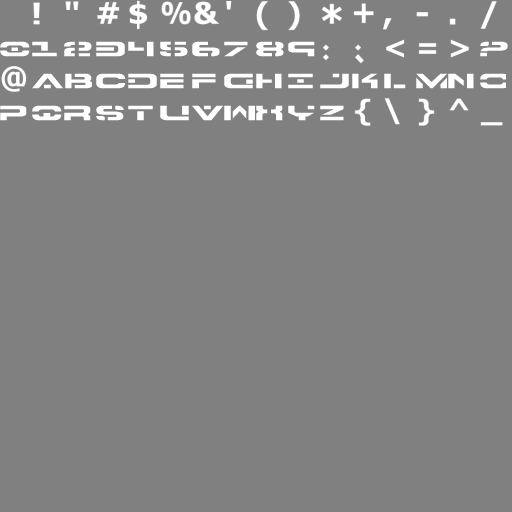
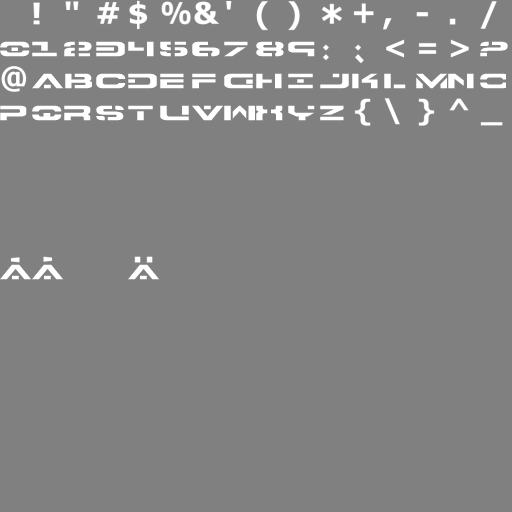
Two versions of the same layered image (w=512, h=512). Layer-by-layer changes:
painted on "Hintergrund" over (0, 256, 160, 280)
